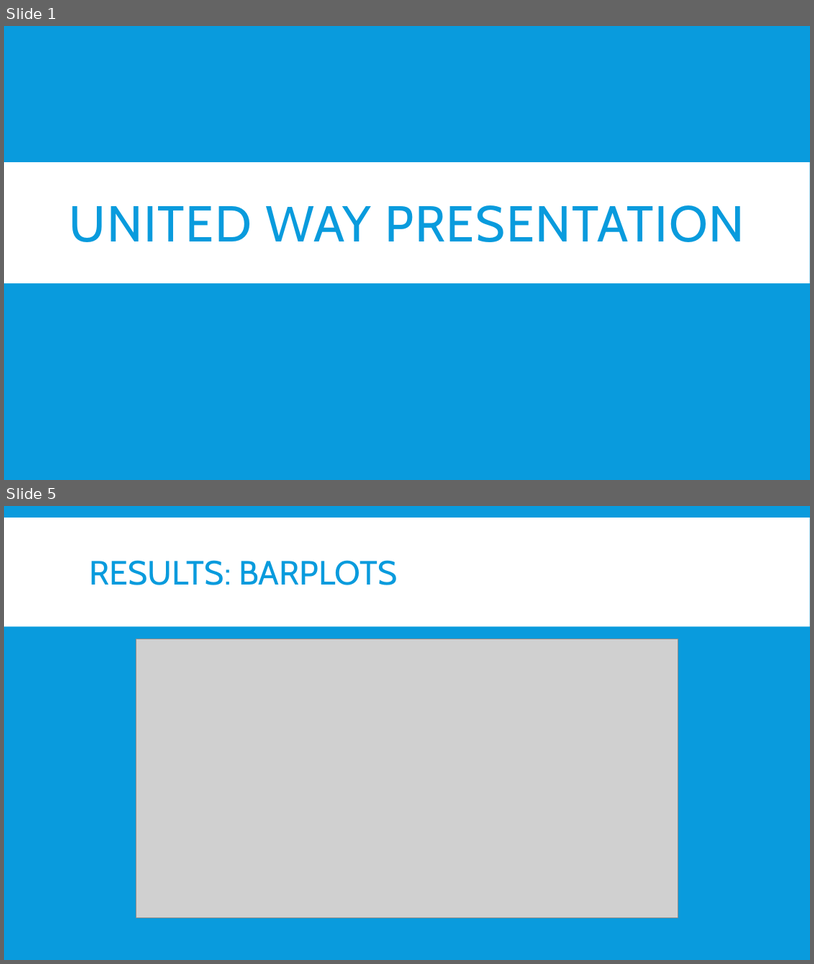
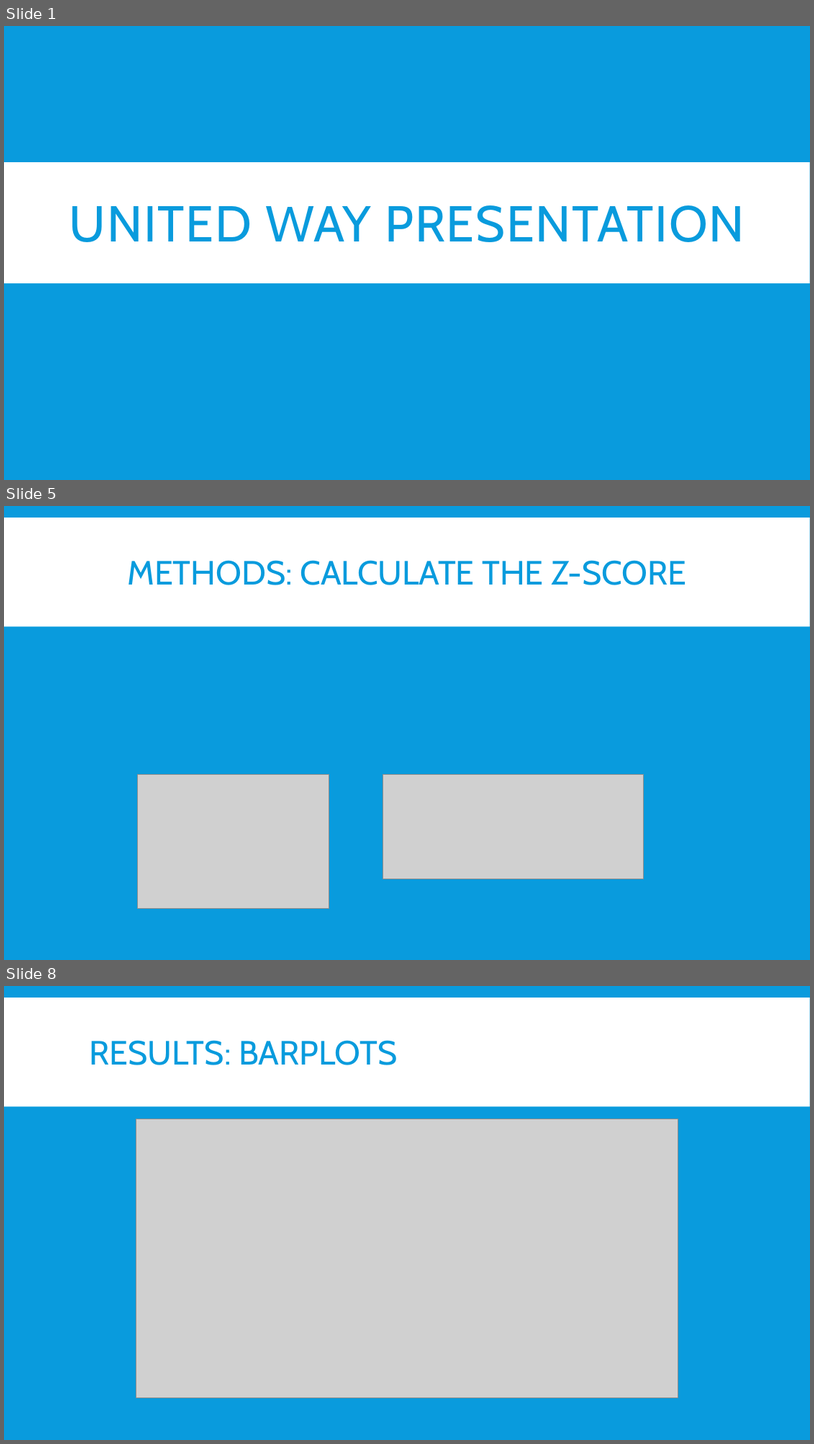
Before and after one commit to mlane3/unitedway, a slide deck: United Way.pptx. Shown one above the other, each under a label of ours: slides 1 and 5 before the commit, slides 1, 5 and 8 after it; the slides between them are not shown. The pictures are 814x964 and 814x1444 pixels, drawn with LibreOffice and Linux fonts; fonts in the diff are those of the drawing; grey boxes stand for pictures. Boxes give left, top, right and bottom in pixels: in the first picture for what was removed or moved away, otherwise in the second. Text is boxed around its words. In the diff, an @@ line names an element or a change of style, - is before the commit and + after.

```diff
--- a/United Way.pptx
+++ b/United Way.pptx
@@ slide 5 added at bbox=[4, 506, 810, 960], background #099BDD; not listed: 1 template element that a slide beside it also shows @@
@@ title added at bbox=[128, 560, 687, 585], 40 pt, text #099BDD @@
+METHODS: CALCULATE THE Z-SCORE
@@ picture added at bbox=[138, 774, 329, 908] @@
@@ picture added at bbox=[383, 774, 644, 879] @@
@@ what was slide 5 is now slide 8 @@
```
Also in this commit, not shown: 5 slides changed, 2 other slides added, 2 slides removed.
